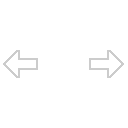
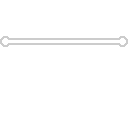
The second (128, 128) image is a revision of the first. Changes to its layers:
added layer "Layer 2" above "Layer 1" over [0, 36, 128, 47]
hid "Layer 1" over [3, 50, 124, 78]
